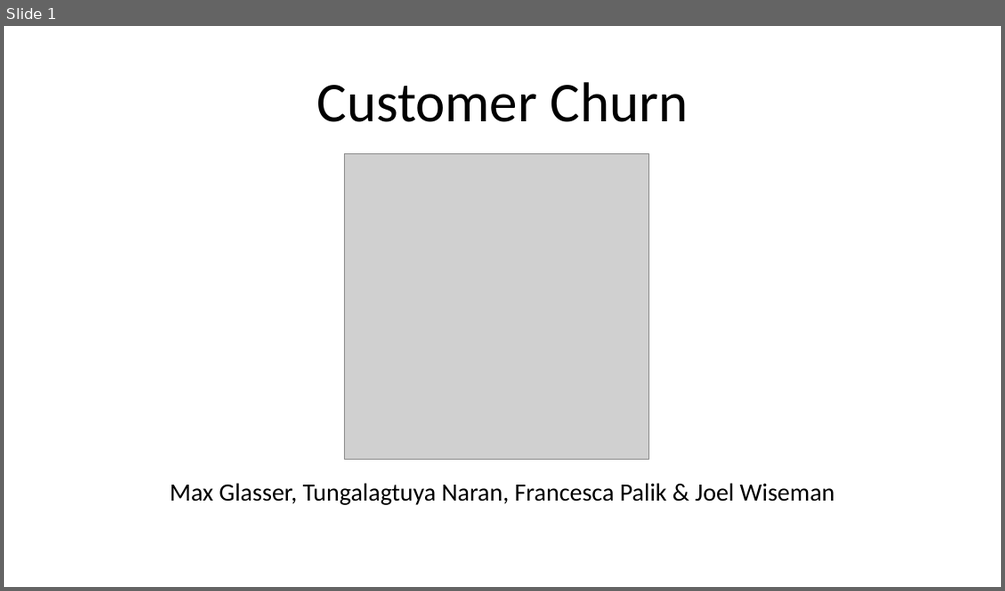
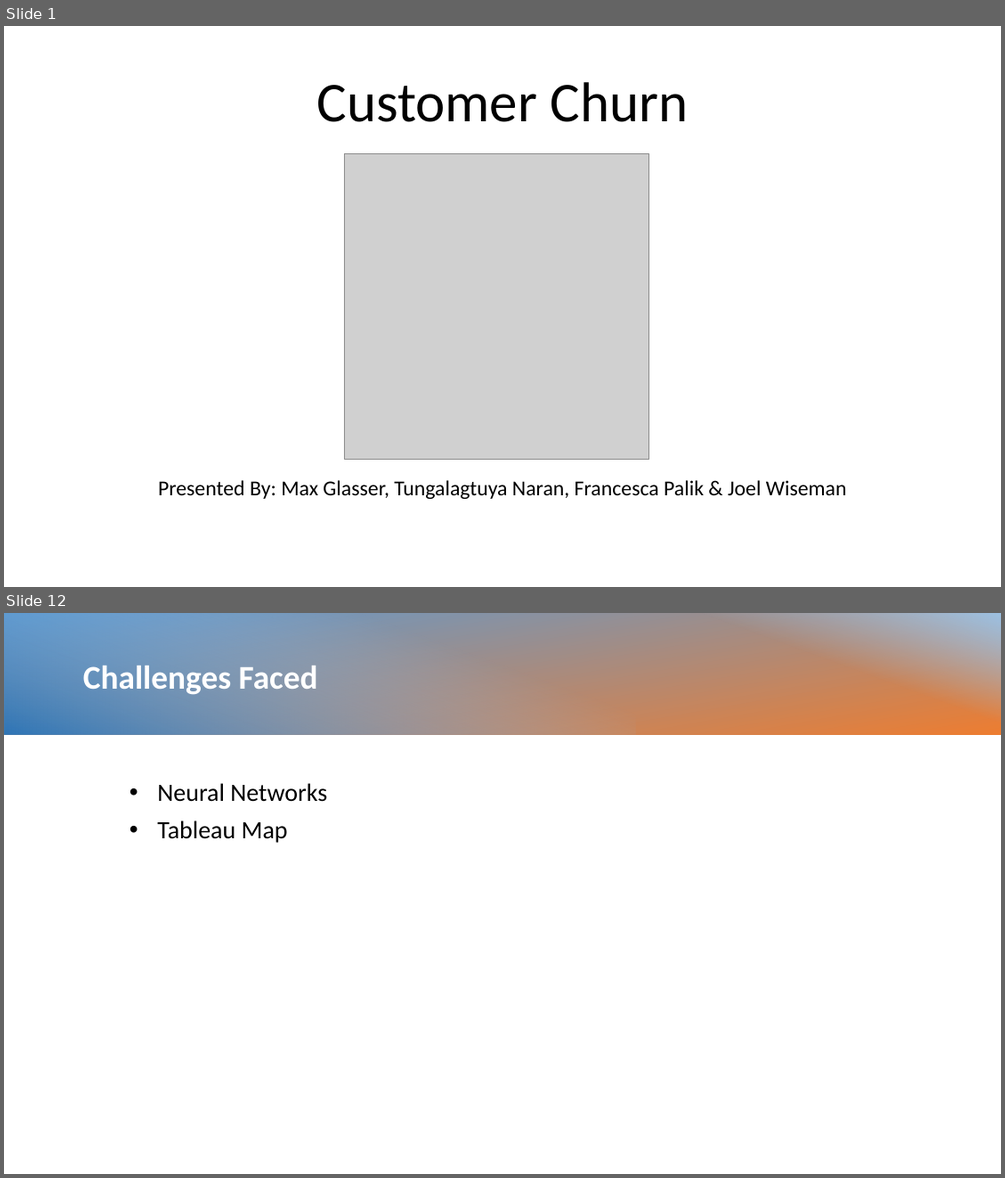
Before and after one commit to mglasser123/Project4, a slide deck: Customer Churn.pptx. Shown one above the other, each under a label of ours: slide 1 before the commit, slides 1 and 12 after it; the slides between them are not shown. The pictures are 1005x591 and 1005x1178 pixels, drawn with LibreOffice and Linux fonts; fonts in the diff are those of the drawing; grey boxes stand for pictures. Boxes give left, top, right and bottom in pixels: in the first picture for what was removed or moved away, otherwise in the second. Text is boxed around its words. In the diff, an @@ line names an element or a change of style, - is before the commit and + after.

```diff
--- a/Customer Churn.pptx
+++ b/Customer Churn.pptx
@@ slide 12 added at bbox=[4, 613, 1001, 1174], background #FFFFFF @@
@@ rectangle added at bbox=[4, 613, 1001, 735], fill gradient #5B9BD5 to #ED7D31 @@
@@ rectangle added at bbox=[4, 613, 635, 735], fill gradient #9DC3E6 to #2E75B6 @@
@@ rectangle added at bbox=[588, 613, 1001, 735], fill gradient #9DC3E6 @@
@@ text added at bbox=[83, 666, 318, 694], 32 pt, text #FFFFFF, bold @@
+Challenges Faced
@@ subtitle added at bbox=[157, 783, 327, 843], 24 pt, text #000000 @@
+• Neural Networks
+• Tableau Map
@@ slide 1 changed as well @@
@@ subtitle at bbox=[158, 480, 847, 499]: text changed; size 24 to 20.4 pt @@
-Max Glasser, Tungalagtuya Naran, Francesca Palik & Joel Wiseman
+Presented By: Max Glasser, Tungalagtuya Naran, Francesca Palik & Joel Wiseman
```
Also in this commit, not shown: 2 other slides changed, 10 other slides added, 6 slides removed.
